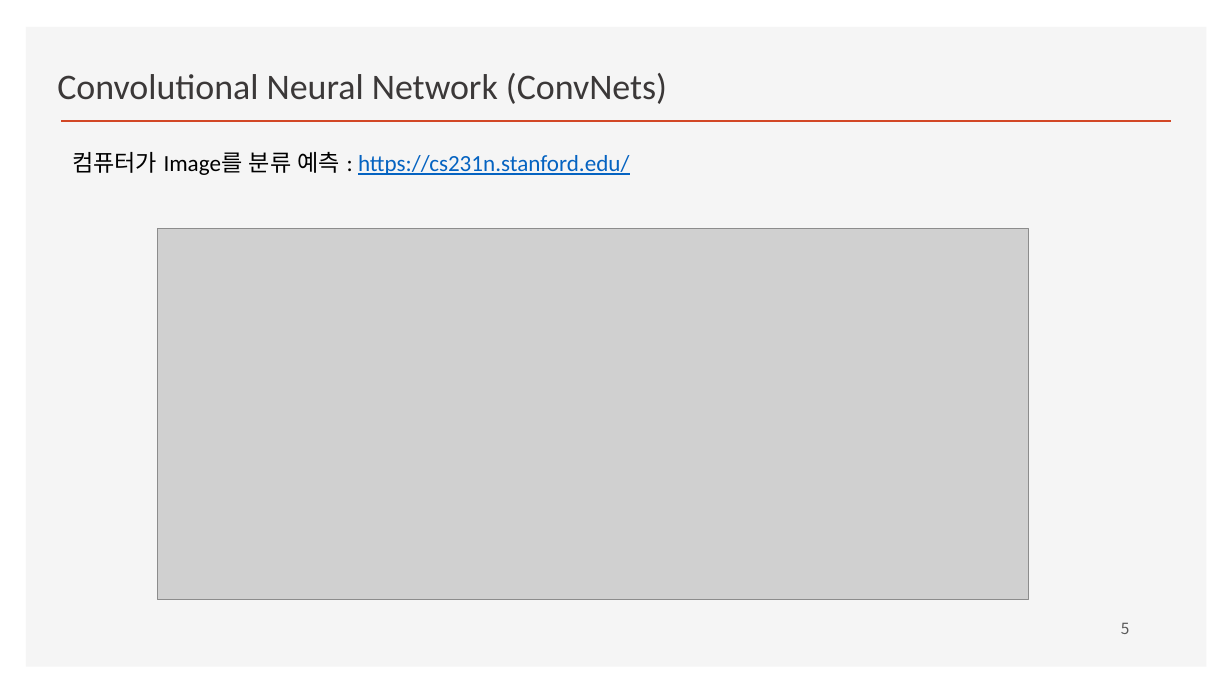
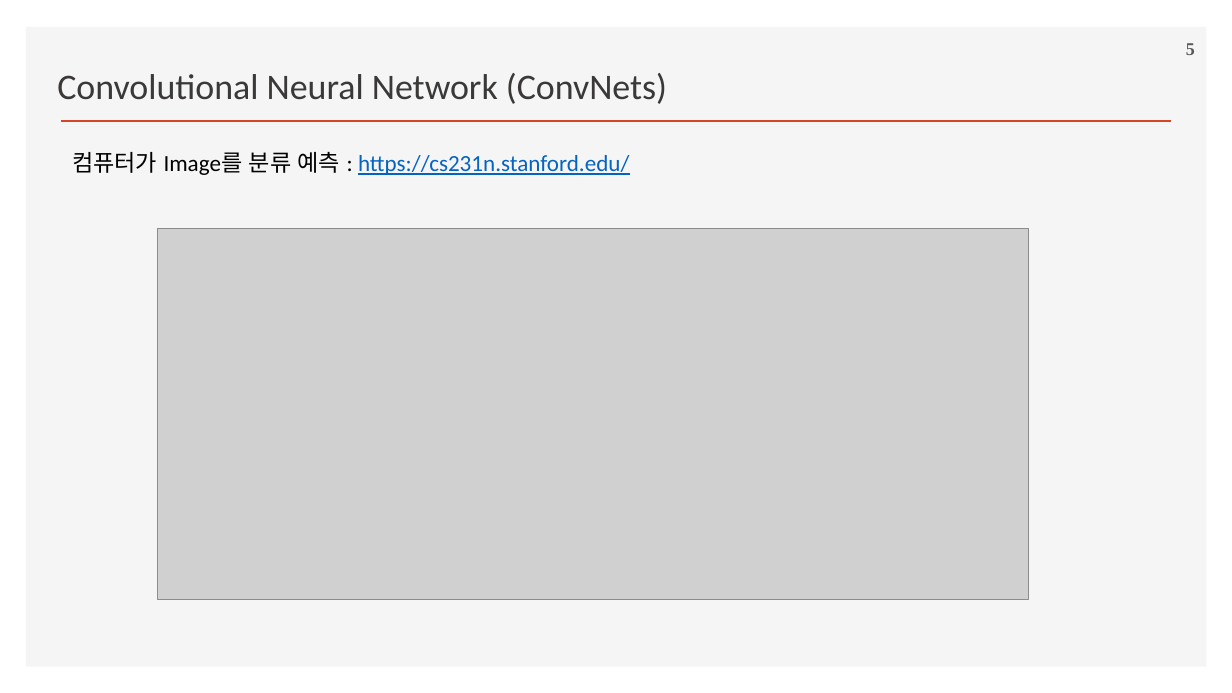
Before and after one commit to ancestor9/2026_Fall_Deep-Learning-with-Python, a slide deck: slide 5 of Chapter 08 Image Classification.pptx. Drawn at 1232x693 pixels with LibreOffice and Linux fonts; fonts in the diff are those of the drawing; grey boxes stand for pictures; background and template pictures are left out. Boxes give left, top, right and bottom in pixels: in the first picture for what was removed or moved away, otherwise in the second. Text is boxed around its words. In the diff, an @@ line names an element or a change of style, - is before the commit and + after.

```diff
--- a/Chapter 08 Image Classification.pptx
+++ b/Chapter 08 Image Classification.pptx
@@ page number: place and size @@
-page number at [1121, 622, 1130, 634]
+page number at [1186, 43, 1195, 55]
@@ page number at [1186, 43, 1195, 55]: size 12 to 14 pt, font Noto Sans CJK KR to Times New Roman, bold on @@
```
Also in this commit, not shown: 1 other slide changed.
